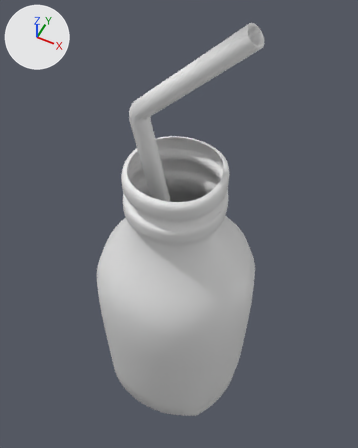
Before and after pictures for a commit that changed the glTF model public/glb/glass_milk.glb.
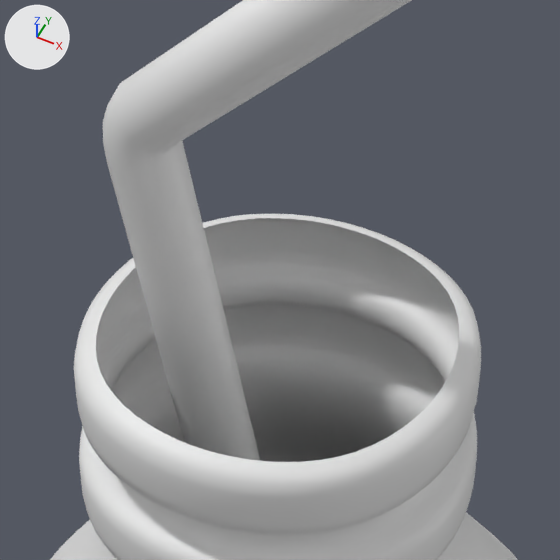
Each version is shown whole from a camera (50 mm lens) standing at (0.095, -0.186, 0.423) and looking at (-0.004, 0.012, 0.175), then close up on the part from 28% to 70% of the width and 18% to 51% of the height. The lights are fixed; the arrows at upper left show +X, +Y and +Z. Where no turn or scale is listed for an object, it has been applied to the vertices. Vertices at the same position are counted once.

In view in the first close-up: 'Glass', 'Straw'.
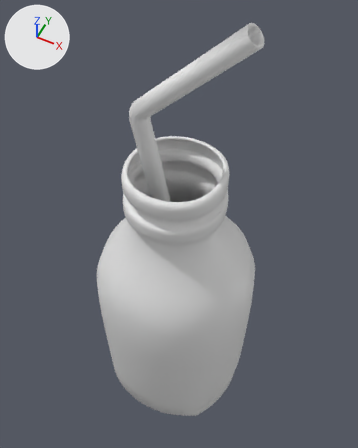
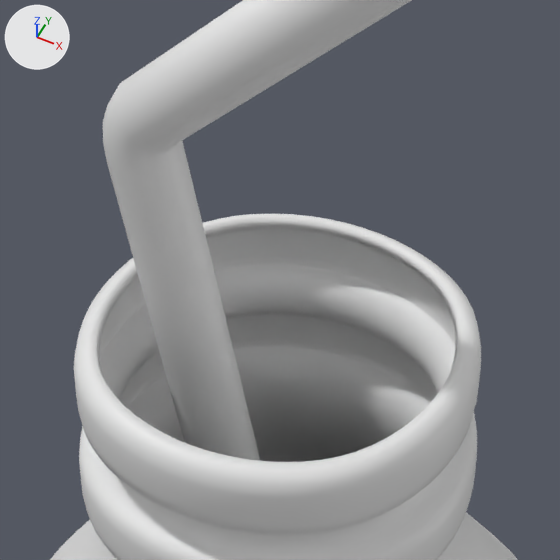
What differs and where, as boxes [x1, y1, x2, y2] in the close-ups (560 x 560 px):
```json
{"part": 1, "of": "me_plane", "change": "added", "after": [96, 218, 459, 462]}
```

Scene script edits in JSON lines:
```json
{"block": "me_plane", "where": "# used by ob_glass; location = (-0.0004, 0.0, 0.007)"}
{"op": "remove", "block": "me_plane", "code": "me_plane.from_pydata(...)  # 2721 vertices, 5376 faces; spans x -0.056..0.056, y -0.056..0.056, z -0.006..0.229"}
{"op": "add", "block": "me_plane", "code": "me_plane.from_pydata(...)  # 5442 vertices, 10880 faces; spans x -0.056..0.056, y -0.056..0.056, z -0.006..0.229"}
{"block": "me_plane", "change": "me_plane part 1: 2721 vertices added at x -0.054..0.054, y -0.054..0.054, z -0.004..0.228"}
```
